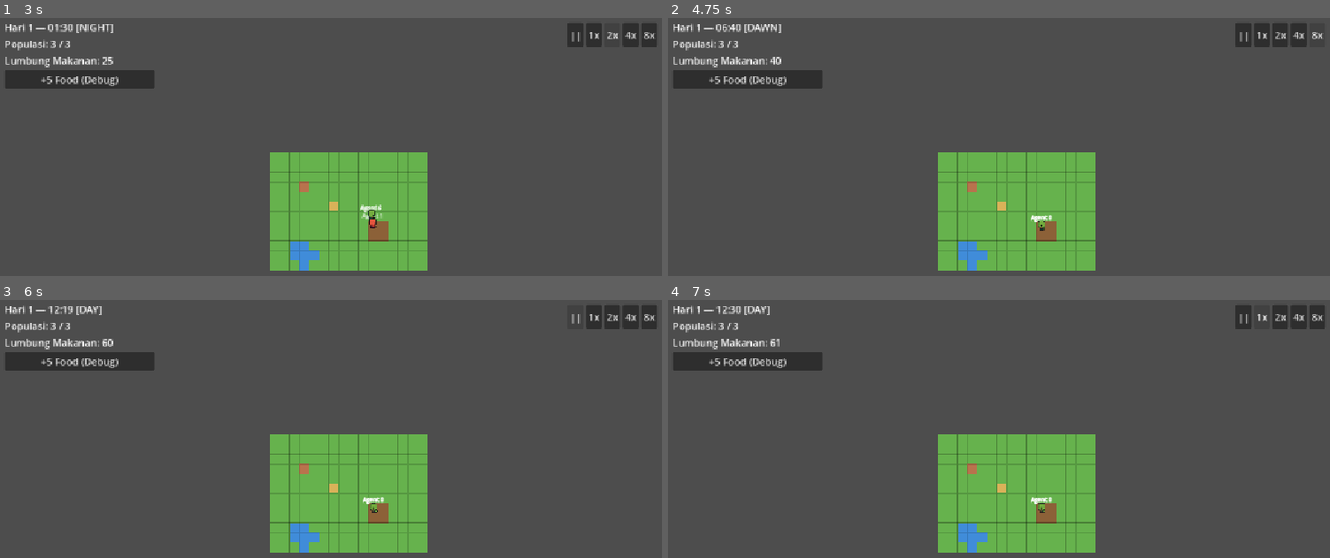
Above: before the commit, frames 1-4 (two rows, left to right).
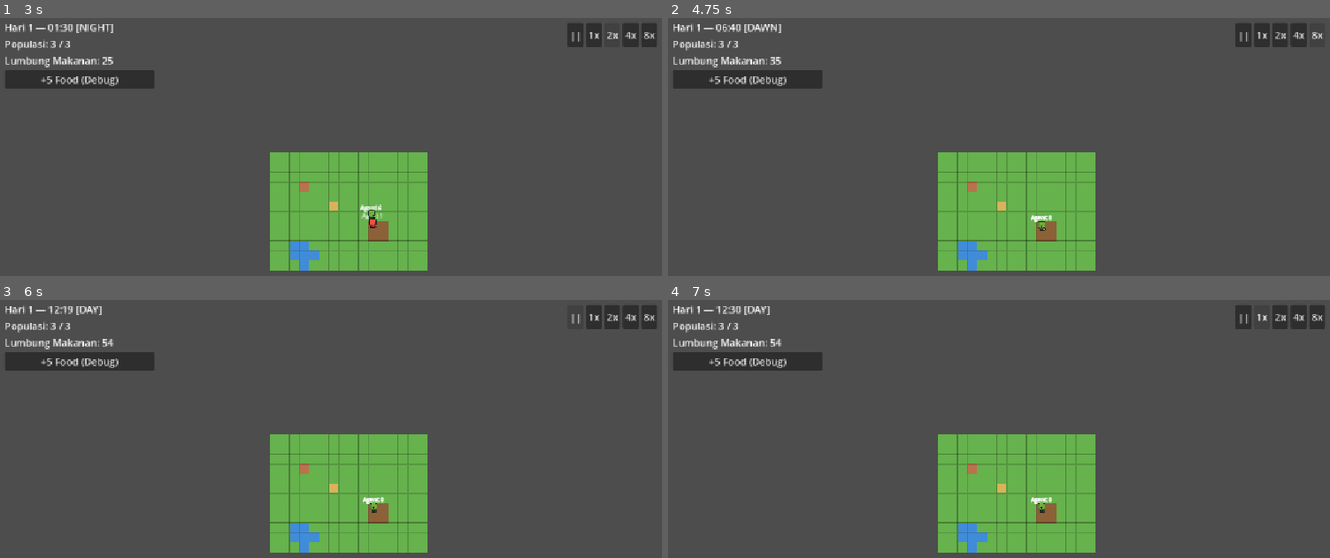
Above: after the commit, the same moments.

Repository: Ryan6712/Zero-society
Game: Godot game, scene res://view/main.tscn
The game is run twice, just before and just after one commit, with the same random seed, the same clock (stepped at 60 frames per second) and the same inputs.
Inputs:
- Up to frame 1 (3 s): click "+5 Food (Debug)" at 0.5 s; click "||" at 1.25 s; click "1x" at 2 s; click "2x" at 2.75 s
- Up to frame 2 (4.75 s): click "4x" at 3.5 s; click "8x" at 4.25 s
- Up to frame 3 (6 s): click "+5 Food (Debug)" at 5 s; click "||" at 5.75 s
- Up to frame 4 (7 s): click "1x" at 6.5 s

Frame 1 is identical in both runs. In frame 2, less than 0.1% of the frame differs, in the area x 15-58%, y 15-83%; in frame 3, less than 0.1%; in frame 4, less than 0.1%.

Commit message:
feat(actions): validasi okupansi objek dan pelepasan slot pada siklus aksi

Diff:
--- a/sim/actions/action_validator.gd
+++ b/sim/actions/action_validator.gd
@@ -7,6 +7,7 @@
 	NOT_ALIVE,
 	ALREADY_ACTING,
 	NOT_AT_LOCATION,
+	LOCATION_OCCUPIED,
 	NO_STOCK,
 	LOW_ENERGY,
 	NO_PATH,
@@ -19,6 +20,7 @@
 	RejectReason.NOT_ALIVE: "not_alive",
 	RejectReason.ALREADY_ACTING: "already_acting",
 	RejectReason.NOT_AT_LOCATION: "not_at_location",
+	RejectReason.LOCATION_OCCUPIED: "location_occupied",
 	RejectReason.NO_STOCK: "no_stock",
 	RejectReason.LOW_ENERGY: "low_energy",
 	RejectReason.NO_PATH: "no_path",
@@ -53,6 +55,9 @@
 		var current_tile_type: StringName = world.grid_data.tiles.get(agent.position, &"")
 		if current_tile_type != action_def.required_location:
 			return RejectReason.NOT_AT_LOCATION
+		var obj: WorldObject = world.get_object_at(agent.position)
+		if obj != null and not obj.is_available() and not obj.current_occupants.has(agent.id):
+			return RejectReason.LOCATION_OCCUPIED
 
 	if action_def.id == ActionLibrary.ID_EAT:
 		if world.granary_food <= 0:
--- a/sim/systems/action_system.gd
+++ b/sim/systems/action_system.gd
@@ -54,6 +54,10 @@
 	instance.target_tile = target_tile
 	agent.current_action = instance
 
+	var obj: WorldObject = world.get_object_at(agent.position)
+	if obj != null and action_def.required_location != &"":
+		obj.occupy(agent.id)
+
 	_emit_event(
 		events,
 		world,
@@ -74,6 +78,9 @@
 ) -> void:
 	if not agent.alive:
 		if agent.current_action != null:
+			var obj: WorldObject = world.get_object_at(agent.position)
+			if obj != null:
+				obj.release(agent.id)
 			agent.current_action = null
 			agent.path.clear()
 		return
@@ -83,6 +90,9 @@
 
 	var continue_reason: ActionValidator.RejectReason = ActionValidator.can_continue(agent, world)
 	if continue_reason != ActionValidator.RejectReason.OK:
+		var obj: WorldObject = world.get_object_at(agent.position)
+		if obj != null:
+			obj.release(agent.id)
 		_emit_event(
 			events,
 			world,
@@ -147,6 +157,10 @@
 		}
 	)
 
+	var obj: WorldObject = world.get_object_at(agent.position)
+	if obj != null:
+		obj.release(agent.id)
+
 	agent.current_action = null
 	agent.path.clear()
 	return true
@@ -163,6 +177,9 @@
 				agent.needs[&"hunger"] + SimConst.EAT_HUNGER_RESTORE, 0.0, 100.0
 			)
 		else:
+			var obj_fail: WorldObject = world.get_object_at(agent.position)
+			if obj_fail != null:
+				obj_fail.release(agent.id)
 			_emit_event(
 				events,
 				world,
@@ -178,6 +195,10 @@
 
 	elif def.id == ActionLibrary.ID_WORK_FARM:
 		world.modify_granary_food(SimConst.WORK_FARM_FOOD_PRODUCED, &"work_farm", agent.id, events)
+
+	var obj: WorldObject = world.get_object_at(agent.position)
+	if obj != null:
+		obj.release(agent.id)
 
 	_emit_event(
 		events,
